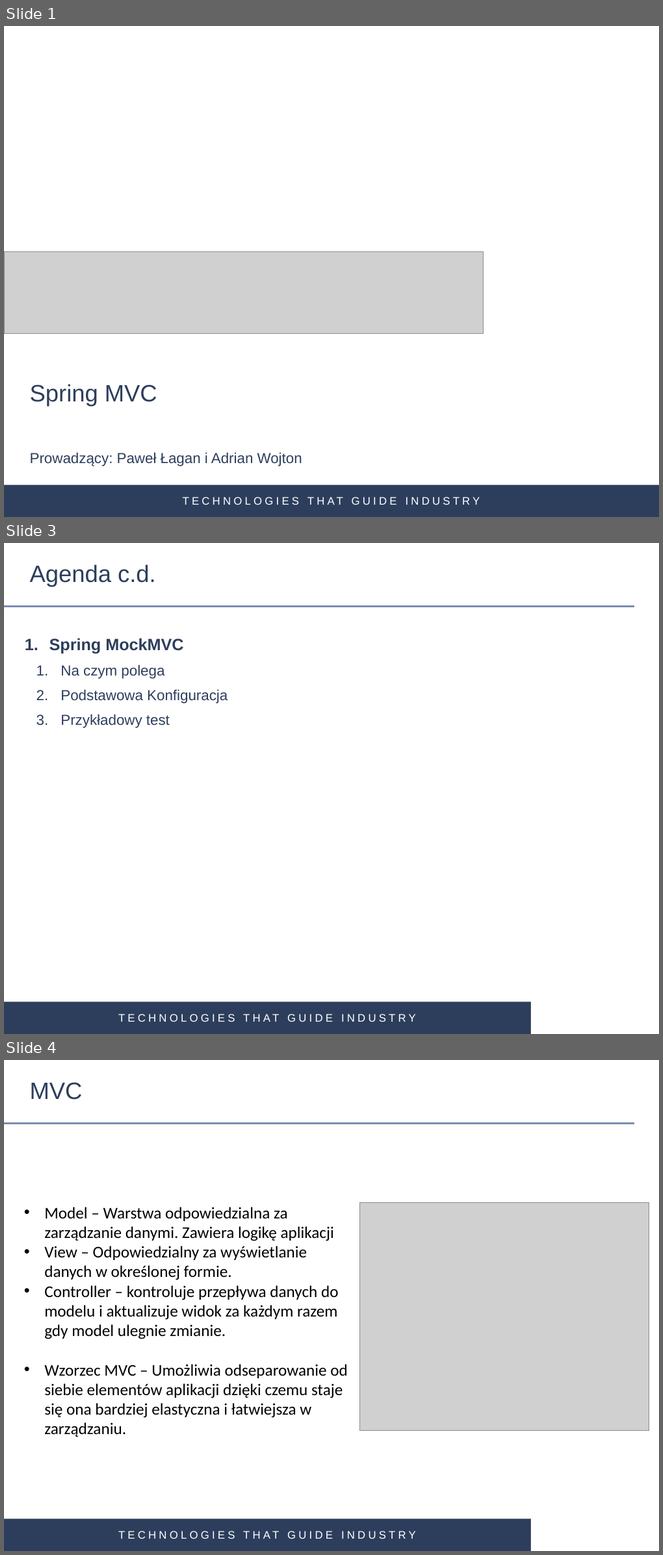
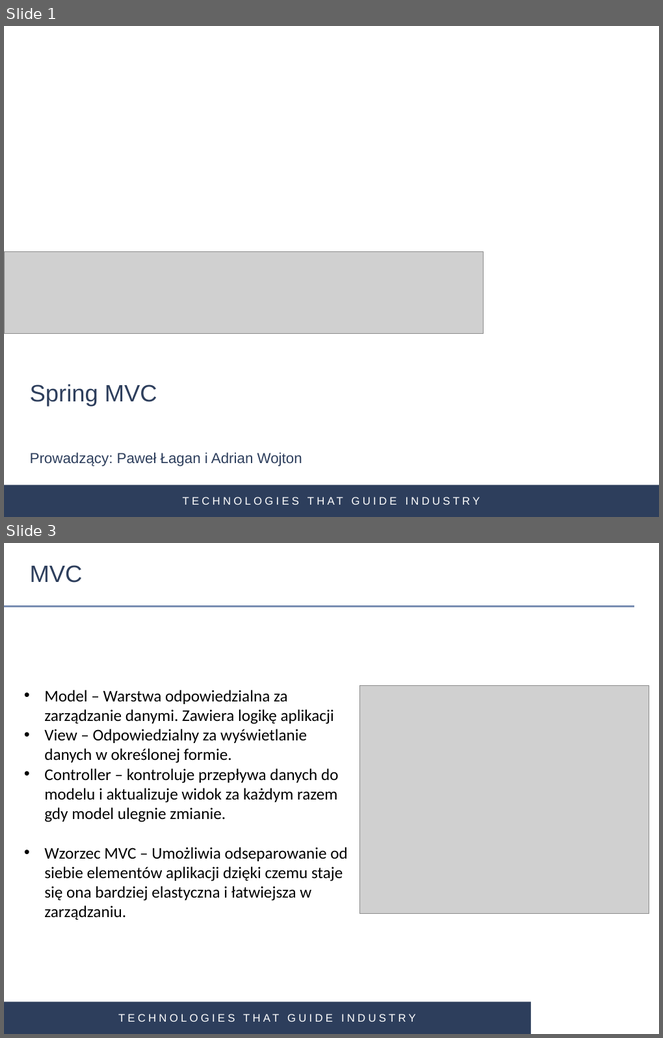
Before and after one commit to gardian91/SPRING_MVC-PSK, a slide deck: Spring MVC.pptx. Shown one above the other, each under a label of ours: slides 1, 3 and 4 before the commit, slides 1 and 3 after it; the slides between them are not shown. The pictures are 663x1555 and 663x1038 pixels, drawn with LibreOffice and Linux fonts; fonts in the diff are those of the drawing; grey boxes stand for pictures; background and template pictures are left out. Boxes give left, top, right and bottom in pixels: in the first picture for what was removed or moved away, otherwise in the second. Text is boxed around its words. In the diff, an @@ line names an element or a change of style, - is before the commit and + after.

```diff
--- a/Spring MVC.pptx
+++ b/Spring MVC.pptx
@@ slide 3 removed at <box>4,543,659,1034</box>, background #FFFFFF; not listed: 3 template elements that a slide beside it also shows @@
@@ title removed at <box>30,564,156,587</box> @@
-Agenda c.d.
@@ text removed at <box>50,638,228,728</box> @@
-1. Spring MockMVC
-  1. Na czym polega
-  2. Podstawowa Konfiguracja
-  3. Przykładowy test
@@ what was slide 4 is now slide 3 @@
```
Also in this commit, not shown: 5 slides changed, 2 other files.
